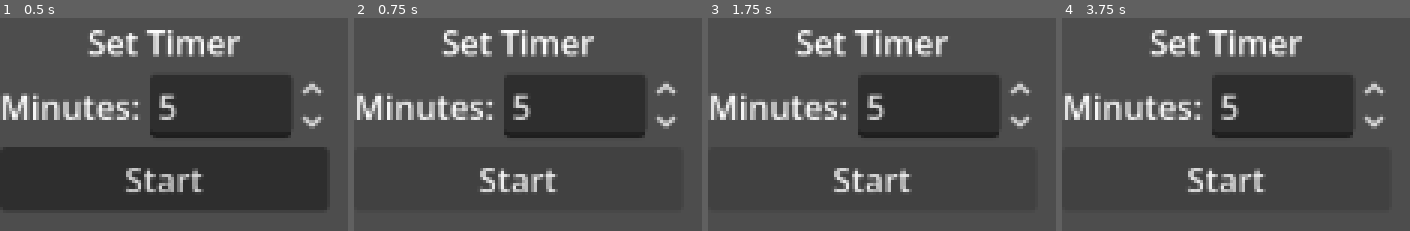
Above: before the commit, frames 1-4 (left to right).
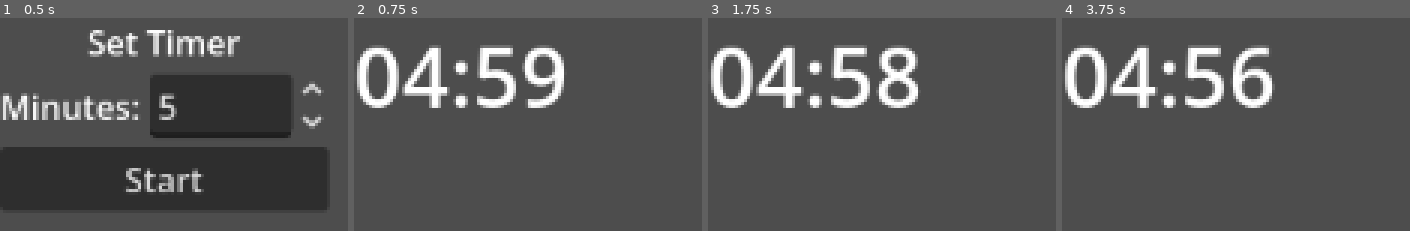
Above: after the commit, the same moments.

Repository: GiaZozula/timer-app
Game: Godot game, scene res://scenes/main.tscn
The game is run twice, just before and just after one commit, with the same random seed, the same clock (stepped at 60 frames per second) and the same inputs.
Inputs (mouse positions are in pixels of both pictures, inside the frame that each line leads up to):
- Up to frame 1 (0.5 s): no input
- Up to frame 2 (0.75 s): click "Start" at 0.5 s
- Up to frame 3 (1.75 s): click (871, 179) at 1.25 s, where only the run before the commit has a clickable "Start"
- Up to frame 4 (3.75 s): click (1225, 179) at 2 s, where only the run before the commit has a clickable "Start"; tap Enter at 3.5 s

Frame 1 is identical in both runs. In frame 2, 25% of the frame differs, in the area x 0-93%, y 5-82%; in frame 3, 25%; in frame 4, 24%.

Commit message:
set up main script, fix bugs

Diff:
--- /dev/null
+++ b/Godot/timer-app/scenes/animation/CatScene.tscn
@@ -0,0 +1,13 @@
+[gd_scene format=3 uid="uid://c2rig1h3try4q"]
+
+[ext_resource type="Script" uid="uid://b6js2id1ksxqd" path="res://scripts/animation/AnimationController.gd" id="1_go0c8"]
+
+[node name="CatScene" type="Node2D" unique_id=1754846696]
+
+[node name="Sprite2D" type="Sprite2D" parent="." unique_id=2048319092]
+
+[node name="AnimationPlayer" type="AnimationPlayer" parent="." unique_id=1818717183]
+root_node = NodePath("../Sprite2D")
+
+[node name="AnimationController" type="Node" parent="." unique_id=1937099692]
+script = ExtResource("1_go0c8")
--- a/Godot/timer-app/scenes/main.tscn
+++ b/Godot/timer-app/scenes/main.tscn
@@ -3,7 +3,9 @@
 [ext_resource type="Script" uid="uid://bnwpysmdnjtis" path="res://scripts/core/main.gd" id="1_jyhfs"]
 [ext_resource type="Script" uid="uid://c4dfx7vyx64je" path="res://scripts/core/TimerController.gd" id="1_o5qli"]
 [ext_resource type="PackedScene" uid="uid://d01jwr4g2s6vx" path="res://scenes/ui/SetupScreen.tscn" id="2_0wfyh"]
+[ext_resource type="PackedScene" uid="uid://c2rig1h3try4q" path="res://scenes/animation/CatScene.tscn" id="3_o6xl0"]
 [ext_resource type="Script" uid="uid://dohslqwjte4f" path="res://scripts/ui/SetupScreen.gd" id="3_sugp2"]
+[ext_resource type="Script" uid="uid://bx5vf5qqgnswn" path="res://scripts/core/ThemeController.gd" id="3_tipki"]
 [ext_resource type="PackedScene" uid="uid://f0f7ynvy8vt2" path="res://scenes/ui/RunScreen.tscn" id="5_tbgi4"]
 [ext_resource type="Script" uid="uid://dbxrhjpfu6cwc" path="res://scripts/ui/RunScreen.gd" id="6_tefeu"]
 
@@ -14,8 +16,13 @@
 script = ExtResource("1_o5qli")
 
 [node name="ThemeController" type="Node" parent="." unique_id=459119740]
+script = ExtResource("3_tipki")
 
 [node name="AudioController" type="Node" parent="." unique_id=1536974650]
+
+[node name="AnimationRoot" type="Node2D" parent="." unique_id=1294286516]
+
+[node name="CatScene" parent="AnimationRoot" unique_id=1754846696 instance=ExtResource("3_o6xl0")]
 
 [node name="UI" type="CanvasLayer" parent="." unique_id=1223684271]
 
@@ -64,5 +71,3 @@
 text = "00:00"
 horizontal_alignment = 1
 vertical_alignment = 1
-
-[node name="AnimationRoot" type="Node2D" parent="." unique_id=1294286516]
--- /dev/null
+++ b/Godot/timer-app/scripts/animation/AnimationController.gd
@@ -0,0 +1,45 @@
+extends Node
+
+enum State { IDLE, EVENT, OUTRO }
+
+var state := State.IDLE
+
+@onready var animation_player: AnimationPlayer = $"../AnimationPlayer"
+@onready var theme_controller: Node = get_node("/root/Main/ThemeController")
+
+
+func _ready():
+	animation_player.animation_finished.connect(_on_animation_finished)
+	play_idle()
+
+
+func play_idle():
+	state = State.IDLE
+	var anim_name = theme_controller.get_idle_animation()
+	if anim_name != "":
+		animation_player.play(anim_name)
+
+
+func play_event():
+	if state != State.IDLE:
+		return
+
+	state = State.EVENT
+	var anim_name = theme_controller.get_random_event_animation()
+	if anim_name != "":
+		animation_player.play(anim_name)
+
+
+func play_outro():
+	state = State.OUTRO
+	var anim_name = theme_controller.get_outro_animation()
+	if anim_name != "":
+		animation_player.play(anim_name)
+
+
+func _on_animation_finished(_anim_name: String):
+	if state == State.EVENT:
+		play_idle()
+	elif state == State.OUTRO:
+		# stay in final pose or loop idle if you want
+		pass
--- a/Godot/timer-app/scripts/core/main.gd
+++ b/Godot/timer-app/scripts/core/main.gd
@@ -1,8 +1,41 @@
 extends Node
 
-func _ready():
-	$UI/SetupScreen.start_timer.connect(_on_start_timer)
+@onready var timer_controller = $TimerController
+@onready var theme_controller = $ThemeController
+@onready var run_screen = $UI/RunScreen
+@onready var setup_screen = $UI/SetupScreen
+@onready var animation_controller = $AnimationRoot/CatScene/AnimationController
 
 
-func _on_start_timer(duration):
-	print("Timer requested:", duration)
+func _ready():
+	# Load theme
+	theme_controller.load_theme("res://themes/cat_garden.theme.json")
+
+	# Connect timer signals
+	timer_controller.tick.connect(run_screen.update_time)
+	timer_controller.event_trigger.connect(animation_controller.play_event)
+	timer_controller.outro_start.connect(animation_controller.play_outro)
+	timer_controller.finished.connect(_on_timer_finished)
+
+	# Connect UI
+	setup_screen.start_pressed.connect(_on_start_pressed)
+
+	# Initial UI state
+	run_screen.visible = false
+	setup_screen.visible = true
+
+
+func _on_start_pressed(duration_seconds: float):
+	setup_screen.visible = false
+	run_screen.visible = true
+
+	timer_controller.start_timer(
+		duration_seconds,
+		theme_controller.get_event_interval_min(),
+		theme_controller.get_event_interval_max()
+	)
+
+
+func _on_timer_finished():
+	print("Timer done")
+	# Later: show celebration screen, play sound, etc.
--- a/Godot/timer-app/scripts/ui/RunScreen.gd
+++ b/Godot/timer-app/scripts/ui/RunScreen.gd
@@ -5,7 +5,7 @@
 
 func update_time(remaining_seconds: float):
 	var seconds = int(remaining_seconds)
-	var minutes = seconds / 60
+	var minutes = int(seconds / 60.0)
 	var secs = seconds % 60
 
 	time_label.text = "%02d:%02d" % [minutes, secs]
--- a/Godot/timer-app/scripts/ui/SetupScreen.gd
+++ b/Godot/timer-app/scripts/ui/SetupScreen.gd
@@ -1,6 +1,6 @@
 extends Control
 
-signal start_timer(duration_seconds)
+signal start_pressed(duration_seconds: float)
 
 @onready var minutes_spinbox = $VBoxContainer/HBoxContainer/MinutesSpinBox
 @onready var start_button = $VBoxContainer/StartButton
@@ -13,4 +13,4 @@
 func _on_start_pressed():
 	var minutes = minutes_spinbox.value
 	var duration_seconds = minutes * 60.0
-	emit_signal("start_timer", duration_seconds)
+	emit_signal("start_pressed", duration_seconds)
Not shown, added: Godot/timer-app/scripts/animation/AnimationController.gd.uid
